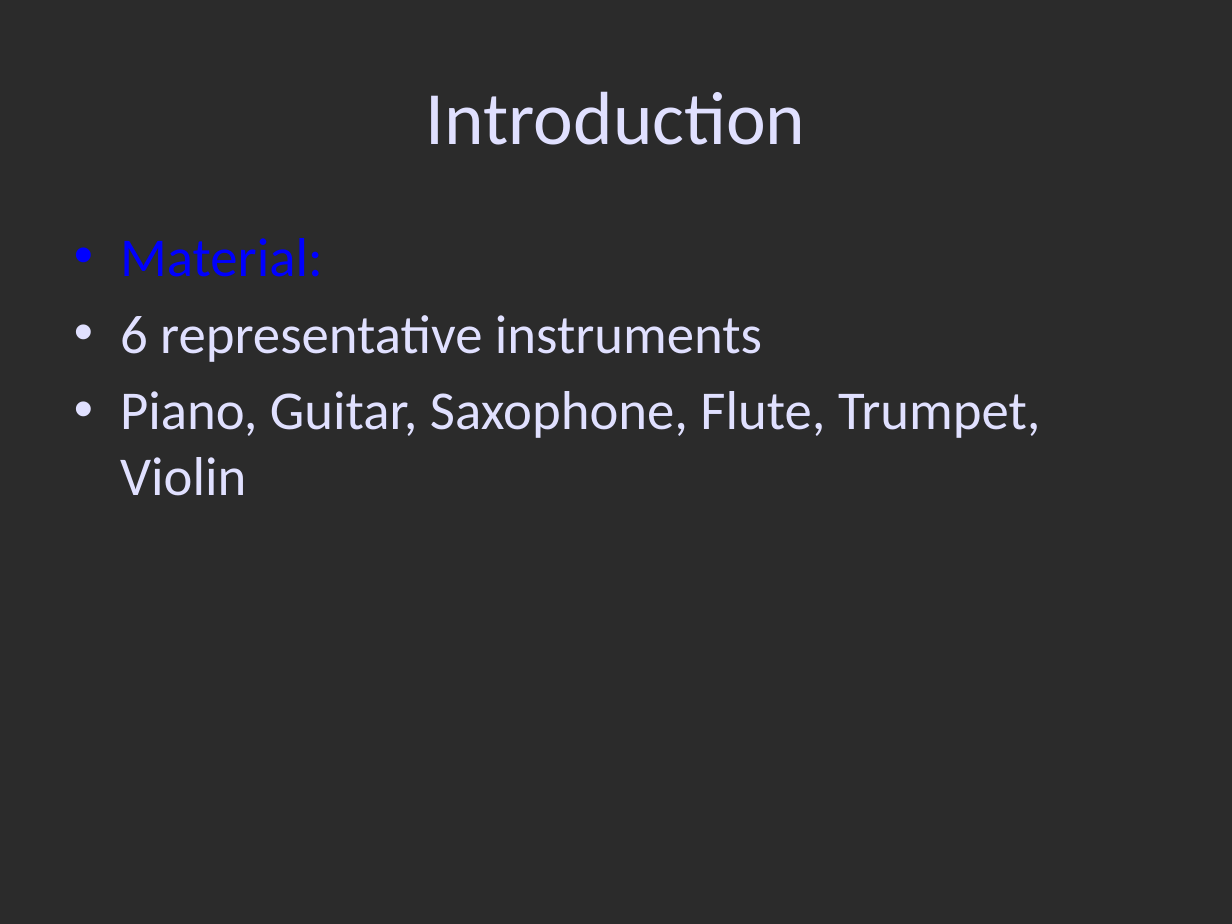
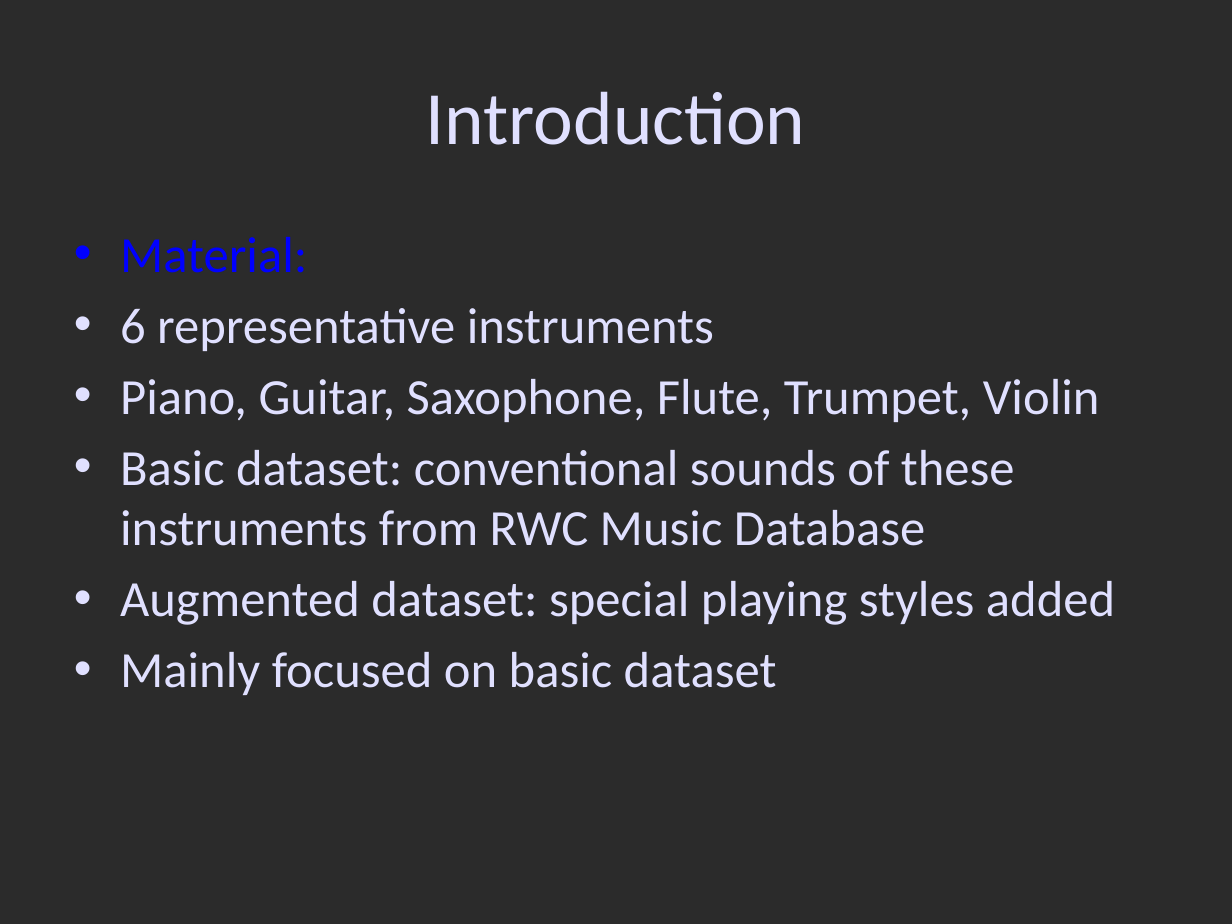
Before and after one commit to wiku30/Musical_Instrument_Classification, a slide deck: slide 5 of ppt/SST.pptx. Drawn at 1232x924 pixels with LibreOffice and Linux fonts; fonts in the diff are those of the drawing; background and template pictures are left out; a plain dark background stands for a picture behind light text. Boxes give left, top, right and bottom in pixels: in the first picture for what was removed or moved away, otherwise in the second. Text is boxed around its words. In the diff, an @@ line names an element or a change of style, - is before the commit and + after.

Commit message:
aaaaa

```diff
--- a/ppt/SST.pptx
+++ b/ppt/SST.pptx
@@ text at bbox=[120, 237, 1100, 422]: size 32 to 29.6 pt in "Material:", "6 representative instruments", "Piano, Guitar, Saxophone, Flute, Trumpet, Violin" @@
@@ text at bbox=[120, 450, 1115, 695]: paragraphs added @@
+• Basic dataset: conventional sounds of these instruments from RWC Music Database
+• Augmented dataset: special playing styles added
+• Mainly focused on basic dataset
```
